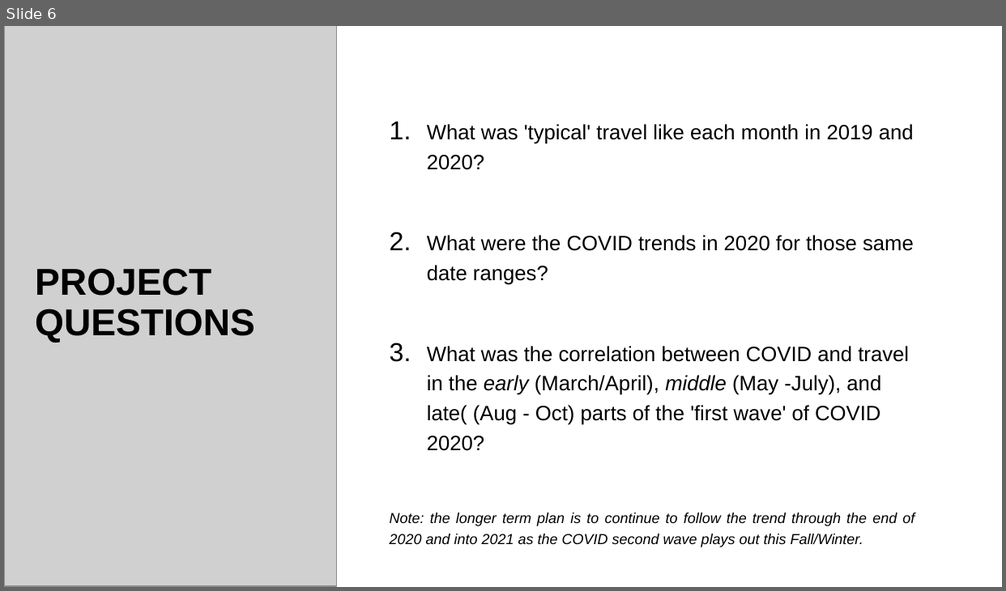
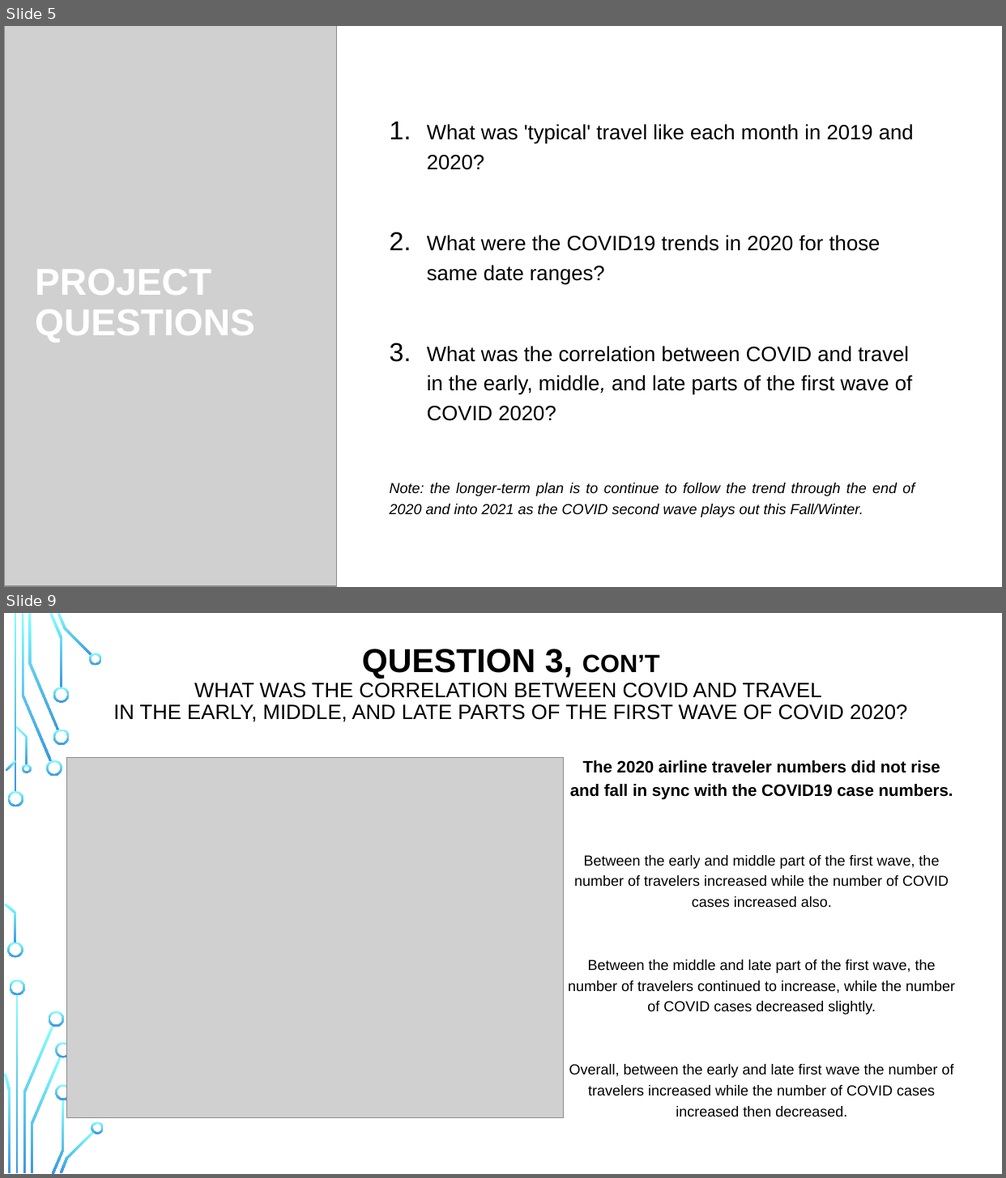
Before and after one commit to abielhammonds/COVID19_TravelStats_Project, a slide deck: COVID19_Travel Project Presentation.pptx. Shown one above the other, each under a label of ours: slide 6 before the commit, slides 5 and 9 after it; the slides between them are not shown. The pictures are 1006x591 and 1006x1178 pixels, drawn with LibreOffice and Linux fonts; fonts in the diff are those of the drawing; grey boxes stand for pictures; background and template pictures are left out. Boxes give left, top, right and bottom in pixels: in the first picture for what was removed or moved away, otherwise in the second. Text is boxed around its words. In the diff, an @@ line names an element or a change of style, - is before the commit and + after.

```diff
--- a/COVID19_Travel Project Presentation.pptx
+++ b/COVID19_Travel Project Presentation.pptx
@@ slide 9 added at (x1=4, y1=613, x2=1002, y2=1174), background picture (left out) @@
@@ rectangle added at (x1=4, y1=613, x2=1002, y2=1174), fill #FFFFFF @@
@@ title added at (x1=113, y1=649, x2=907, y2=722), 20 pt, text #000000 @@
+QUESTION 3, CON’T
+WHAT WAS THE CORRELATION BETWEEN COVID AND TRAVEL
+IN THE EARLY, MIDDLE, AND LATE PARTS OF THE FIRST WAVE OF COVID 2020?
@@ picture added at (x1=67, y1=757, x2=563, y2=1118) @@
@@ text added at (x1=568, y1=760, x2=955, y2=1117), 14 pt, text #000000 @@
+The 2020 airline traveler numbers did not rise and fall in sync with the COVID19 case numbers.
+Between the early and middle part of the first wave, the number of travelers increased while the number of COVID cases increased also.
+Between the middle and late part of the first wave, the number of travelers continued to increase, while the number of COVID cases decreased slightly.
+Overall, between the early and late first wave the number of travelers increased while the number of COVID cases increased then decreased.
@@ group added at (x1=4, y1=613, x2=104, y2=1174): 24 freeform shapes, 2 rectangles @@
@@ group added at (x1=4, y1=613, x2=987, y2=1174): 14 freeform shapes, 3 rectangles @@
@@ what was slide 6 is now slide 5 @@
@@ slide 5 changed as well @@
@@ title "PROJECT QUESTIONS" at (x1=35, y1=269, x2=255, y2=343): text colour #000000 to #FFFFFF @@
@@ text at (x1=390, y1=235, x2=914, y2=518): text changed @@
-2. What were the COVID trends in 2020 for those same date ranges?
-3. What was the correlation between COVID and travel in the early (March/April), middle (May -July), and late( (Aug - Oct) parts of the 'first wave' of COVID 2020?
-Note: the longer term plan is to continue to follow the trend through the end of 2020 and into 2021 as the COVID second wave plays out this Fall/Winter.
+2. What were the COVID19 trends in 2020 for those same date ranges?
+3. What was the correlation between COVID and travel in the early, middle, and late parts of the first wave of COVID 2020?
+Note: the longer-term plan is to continue to follow the trend through the end of 2020 and into 2021 as the COVID second wave plays out this Fall/Winter.
```
Also in this commit, not shown: 5 other slides changed, 6 other slides added, 48 slides removed.
